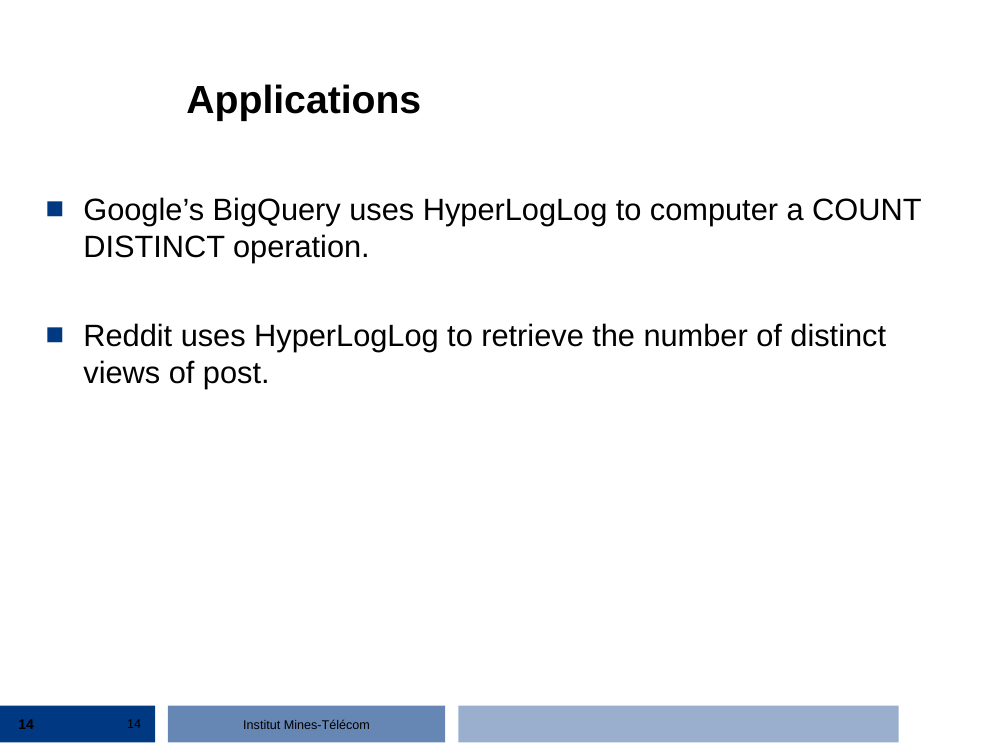
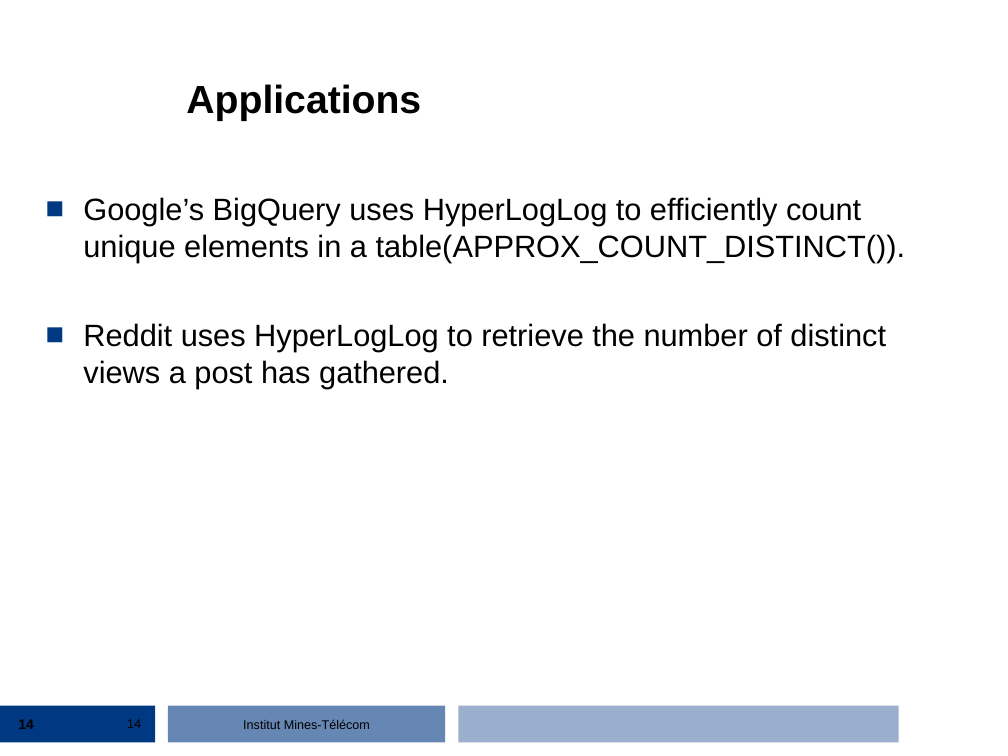
Before and after one commit to streaming-algorithms/hyper_log_log, a slide deck: slide 14 of 2_hyperloglog.ppt. Drawn at 1008x756 pixels with LibreOffice and Linux fonts; fonts in the diff are those of the drawing; background and template pictures are left out. Boxes give left, top, right and bottom in pixels: in the first picture for what was removed or moved away, otherwise in the second. Text is boxed around its words. In the diff, an @@ line names an element or a change of style, - is before the commit and + after.

Commit message:
update applications slide

```diff
--- a/2_hyperloglog.ppt
+++ b/2_hyperloglog.ppt
@@ text at (83, 197, 906, 388): text changed @@
-■ Google’s BigQuery uses HyperLogLog to computer a COUNT DISTINCT operation.
-■ Reddit uses HyperLogLog to retrieve the number of distinct views of post.
+■ Google’s BigQuery uses HyperLogLog to efficiently count unique elements in a table(APPROX_COUNT_DISTINCT()).
+■ Reddit uses HyperLogLog to retrieve the number of distinct views a post has gathered.
```
